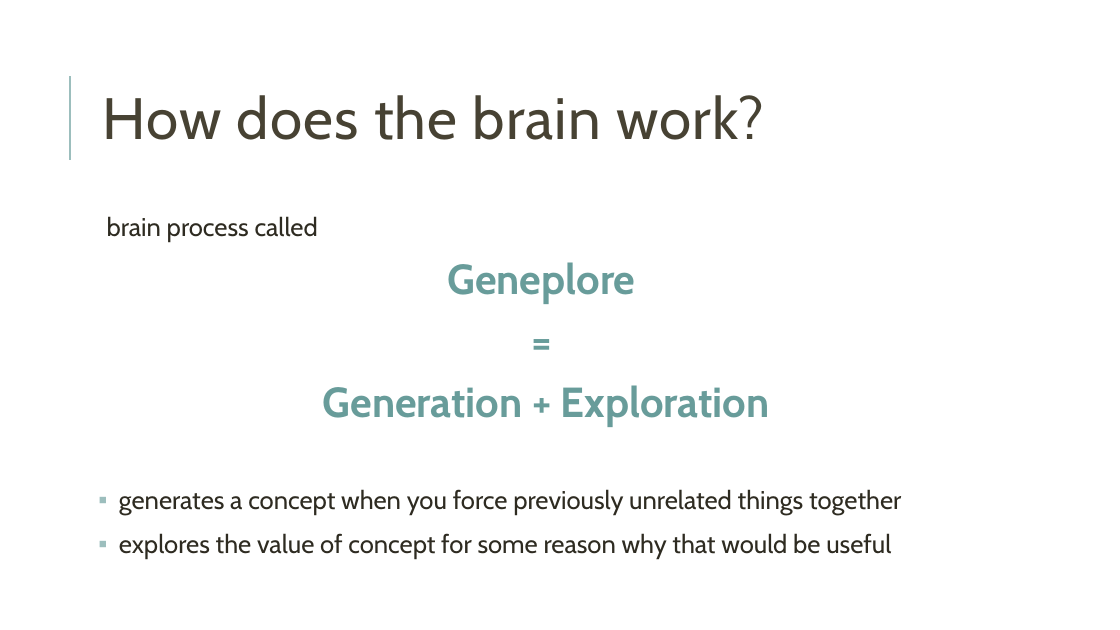
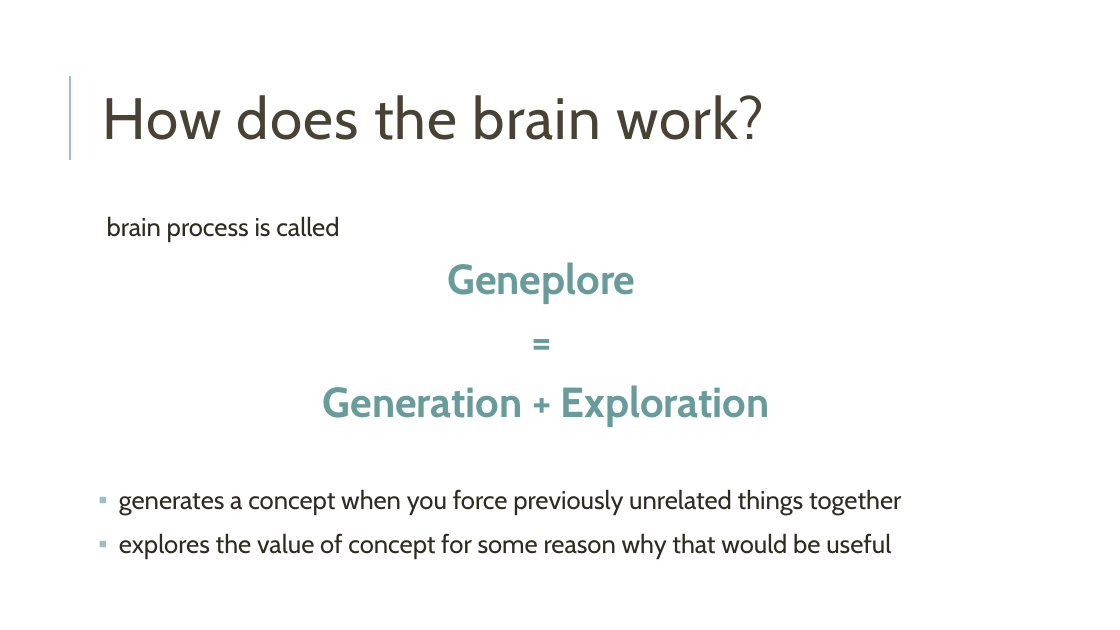
Before and after one commit to tmwtml/tmmm, a slide deck: slide 5 of Creative Thinking.pptx. Drawn at 1120x630 pixels with LibreOffice and Linux fonts; fonts in the diff are those of the drawing. Boxes give left, top, right and bottom in pixels: in the first picture for what was removed or moved away, otherwise in the second. Text is boxed around its words. In the diff, an @@ line names an element or a change of style, - is before the commit and + after.

```diff
--- a/Creative Thinking.pptx
+++ b/Creative Thinking.pptx
@@ text at (107,216,339,242): text changed @@
-  brain process called
+  brain process is called
```
Also in this commit, not shown: 1 other slide changed, 9 slides added.
